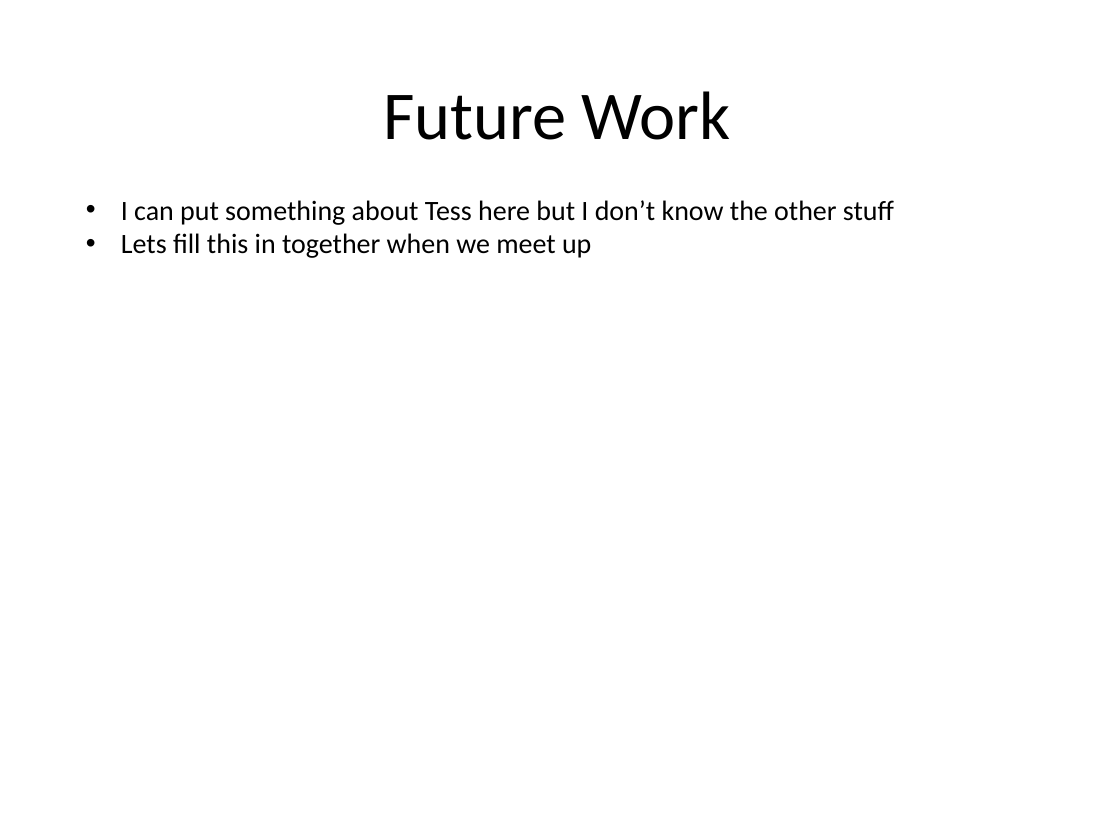
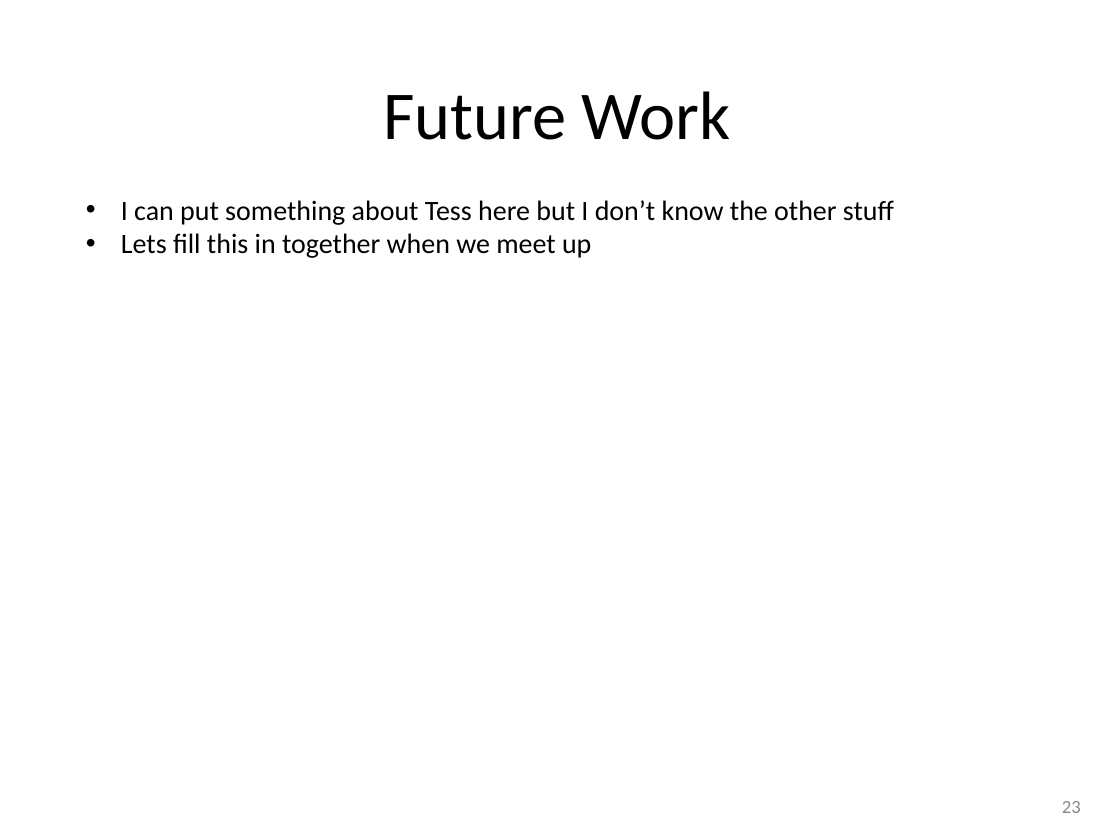
Before and after one commit to jcarreira/aspire-retreat, a slide deck: slide 23 of Fireboxsw-retreat-presentation_v2.pptx (slide 22 before the commit). Drawn at 1120x840 pixels with LibreOffice and Linux fonts; fonts in the diff are those of the drawing; background and template pictures are left out. Boxes give left, top, right and bottom in pixels: in the first picture for what was removed or moved away, otherwise in the second. Text is boxed around its words. In the diff, an @@ line names an element or a change of style, - is before the commit and + after.

```diff
--- a/Fireboxsw-retreat-presentation_v2.pptx
+++ b/Fireboxsw-retreat-presentation_v2.pptx
@@ page number added at bbox=[1062, 801, 1081, 813], 12 pt, text #888888 @@
+23
```
Also in this commit, not shown: 26 other slides changed, 2 slides added, 1 slide removed, 4 other files.
